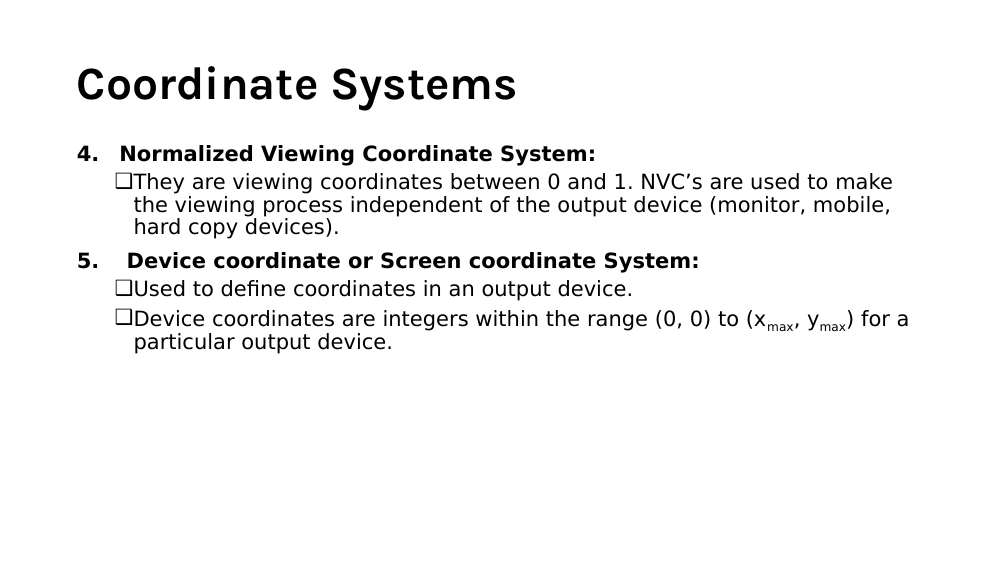
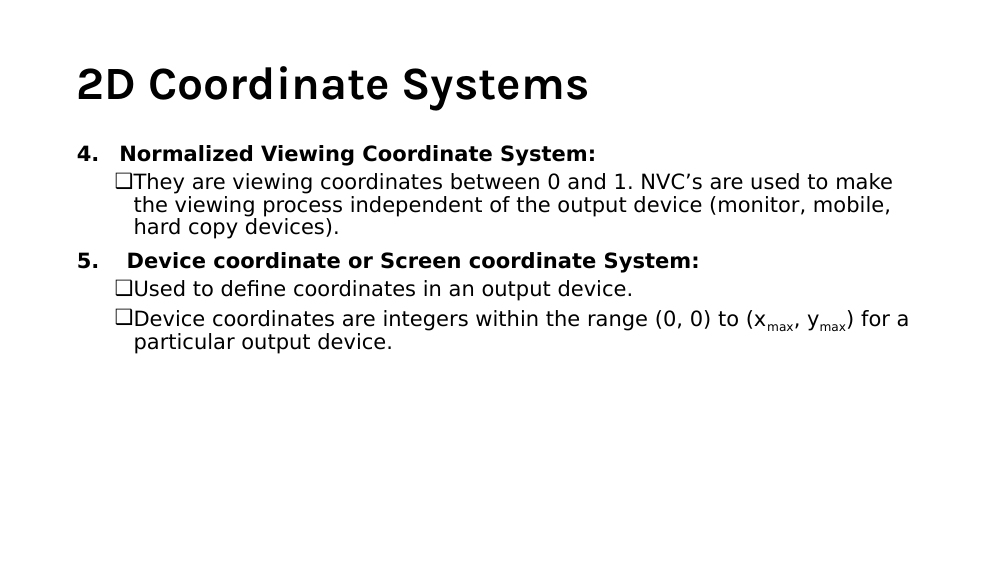
Before and after one commit to YatruHHM/Computer-Graphics-Slides-CSIT, a slide deck: slide 81 of Unit 3 Two-Dimensional Geometric Transformations.pptx. Drawn at 1008x567 pixels with LibreOffice and Linux fonts; fonts in the diff are those of the drawing. Boxes give left, top, right and bottom in pixels: in the first picture for what was removed or moved away, otherwise in the second. Text is boxed around its words. In the diff, an @@ line names an element or a change of style, - is before the commit and + after.

```diff
--- a/Unit 3 Two-Dimensional Geometric Transformations.pptx
+++ b/Unit 3 Two-Dimensional Geometric Transformations.pptx
@@ title at (77,66,589,110): text changed @@
-Coordinate Systems
+2D Coordinate Systems
```
Also in this commit, not shown: 20 other slides changed, 36 slides added, 1 slide removed.
